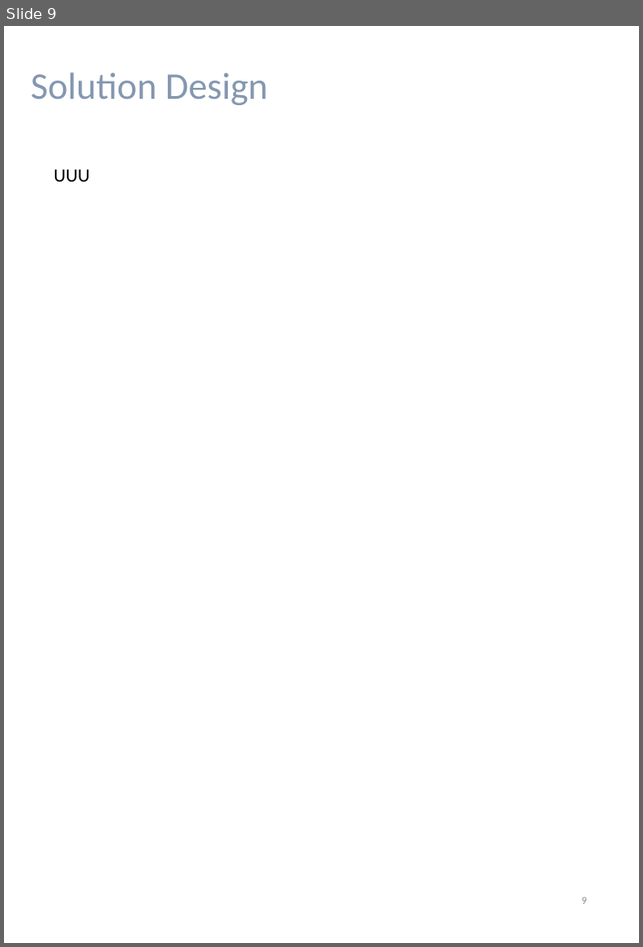
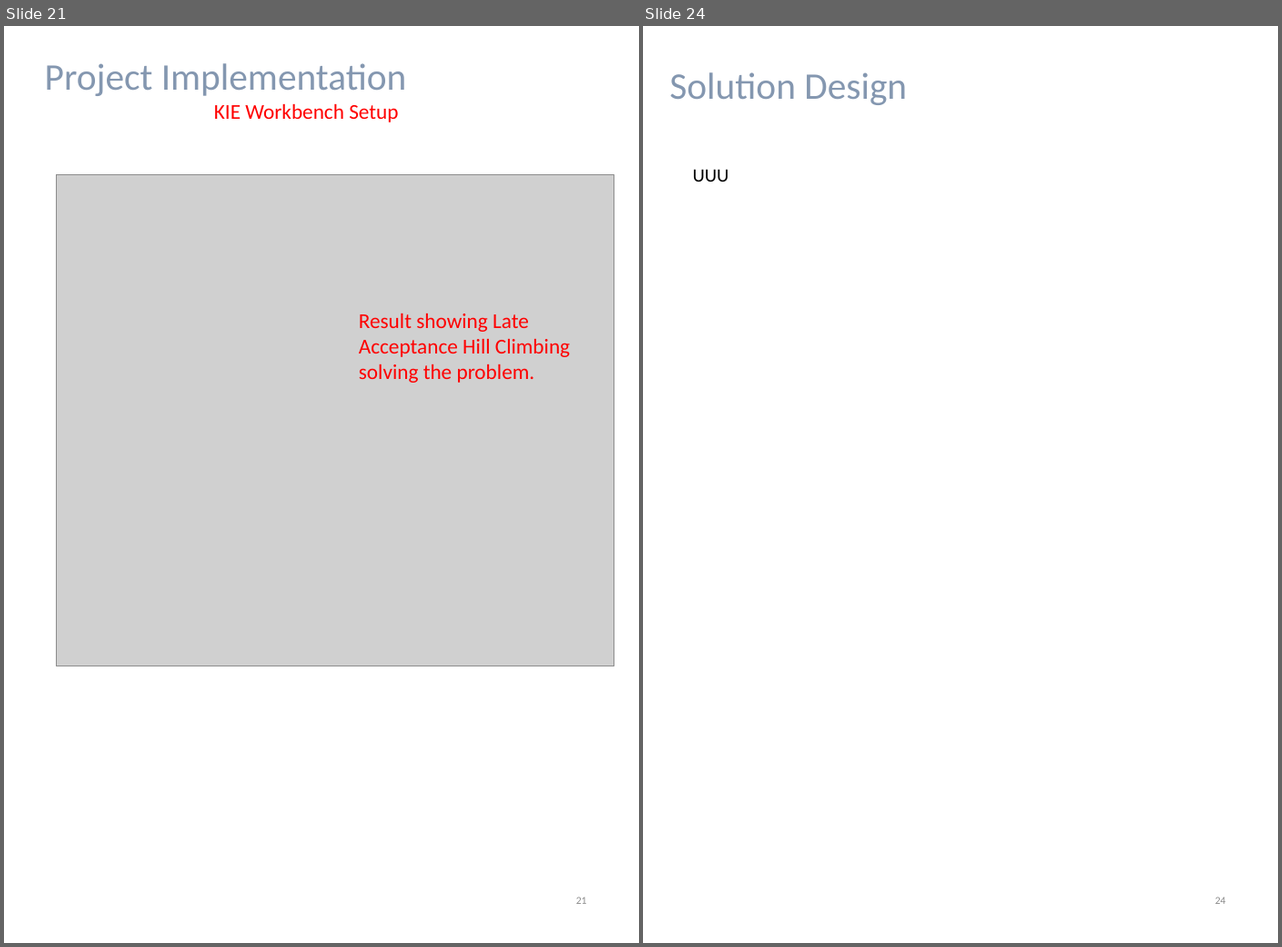
Before and after one commit to francis-han/IRS-RS-2019-03-09-IS1PT-GRP-Pepper-PatientMatchingSystem, a slide deck: WorkingFolder/Project Report.pptx. Shown side by side, each under a label of ours: slide 9 before the commit, slides 21 and 24 after it; the slides between them are not shown. The pictures are 643x947 and 1282x947 pixels, drawn with LibreOffice and Linux fonts; fonts in the diff are those of the drawing; grey boxes stand for pictures. Boxes give left, top, right and bottom in pixels: in the first picture for what was removed or moved away, otherwise in the second. Text is boxed around its words. In the diff, an @@ line names an element or a change of style, - is before the commit and + after.

```diff
--- a/WorkingFolder/Project Report.pptx
+++ b/WorkingFolder/Project Report.pptx
@@ slide 21 added at bbox=[4, 26, 639, 943], background #FFFFFF @@
@@ text added at bbox=[45, 63, 407, 122], 32 pt, text #8497B0 @@
+Project Implementation
+KIE Workbench Setup
@@ picture added at bbox=[56, 175, 614, 668] @@
@@ text added at bbox=[359, 314, 570, 383], 18 pt, text #FF0000 @@
+Result showing Late Acceptance Hill Climbing solving the problem.
@@ page number added at bbox=[576, 897, 587, 904], 9 pt, text #8C8C8C @@
+21
@@ what was slide 9 is now slide 24 @@
@@ page number at bbox=[1215, 897, 1226, 904]: text changed @@
-9
+24
```
Also in this commit, not shown: 2 slides changed, 16 other slides added, 3 slides removed.
